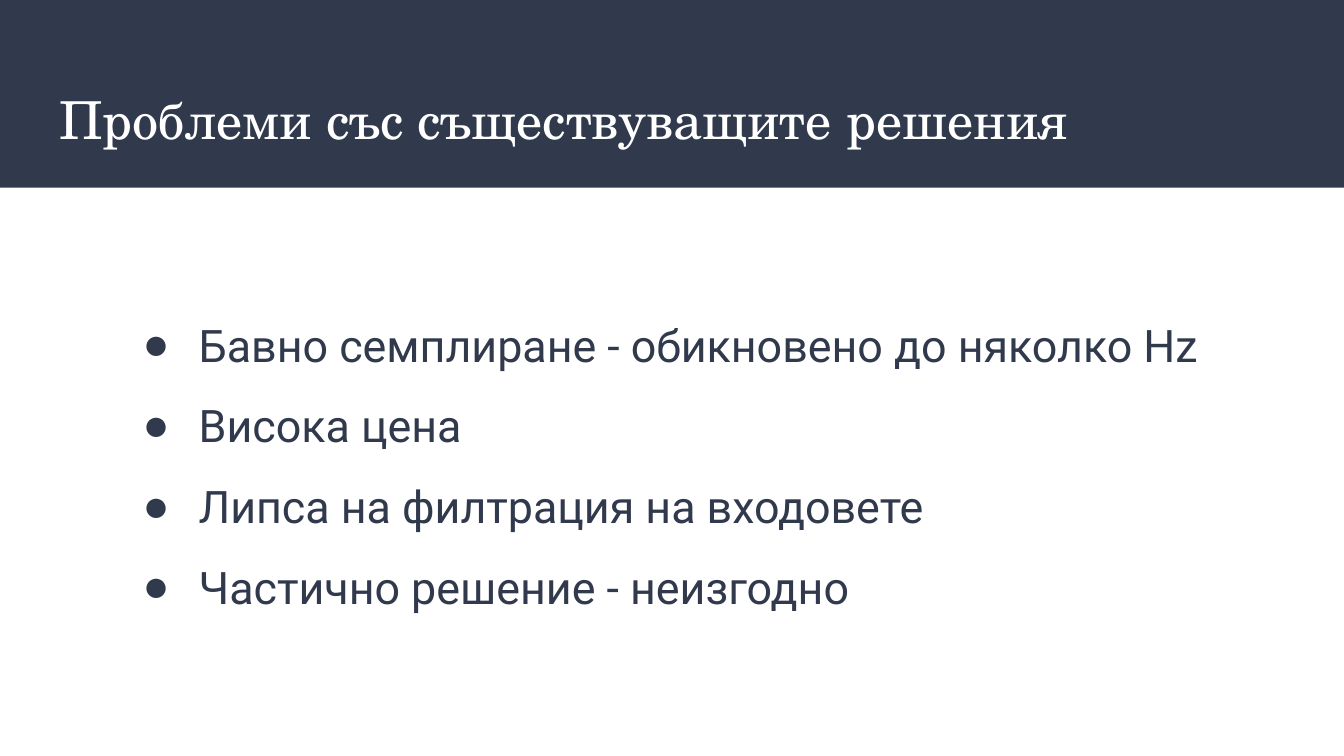
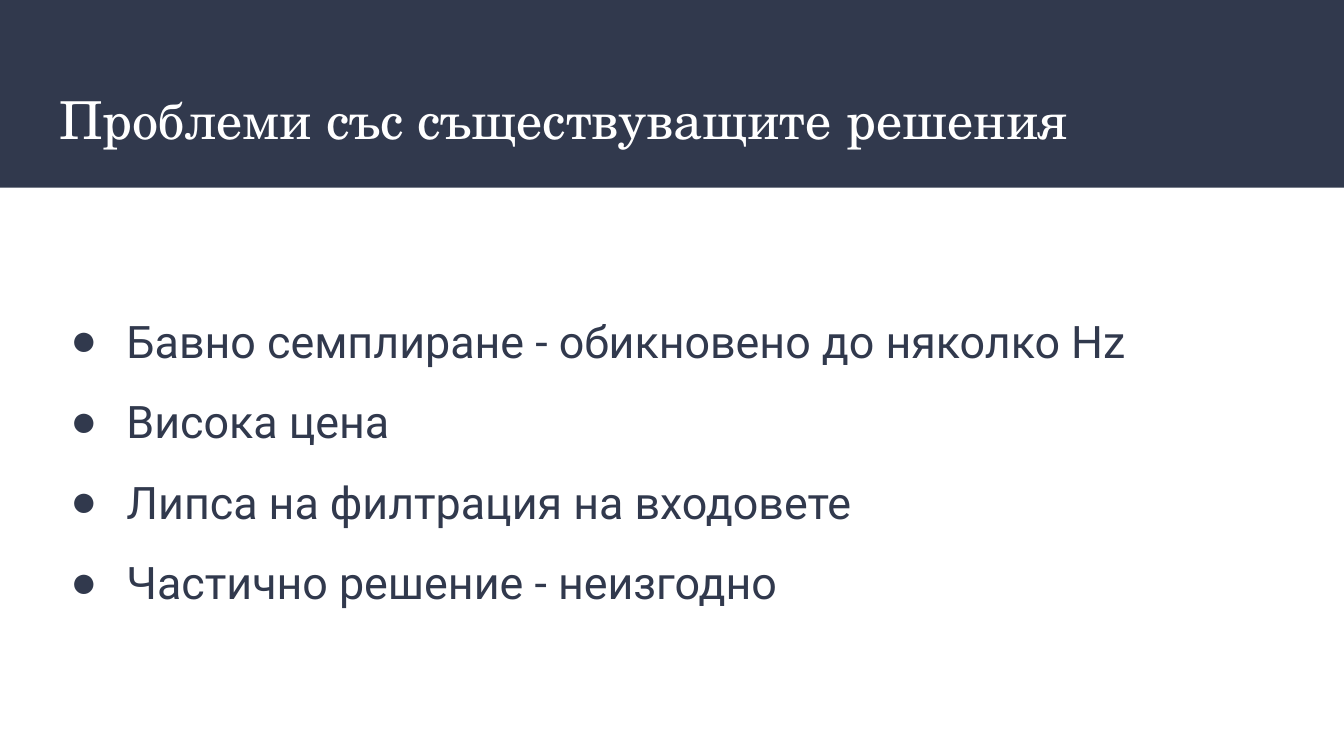
Before and after one commit to IliyanAntov/HighSpeedThermocoupleLogger, a slide deck: slide 7 of Documentation/Presentation/High speed thermocouple logger - short.pptx (slide 10 before the commit). Drawn at 1344x756 pixels with LibreOffice and Linux fonts; fonts in the diff are those of the drawing. Boxes give left, top, right and bottom in pixels: in the first picture for what was removed or moved away, otherwise in the second. Text is boxed around its words. In the diff, an @@ line names an element or a change of style, - is before the commit and + after.

```diff
--- a/Documentation/Presentation/High speed thermocouple logger - short.pptx
+++ b/Documentation/Presentation/High speed thermocouple logger - short.pptx
@@ text "Бавно семплиране - обикновено до ...": place and size @@
-text "Бавно семплиране - обикновено до ..." at [199, 328, 1197, 613]
+text "Бавно семплиране - обикновено до ..." at [126, 324, 1125, 608]
```
Also in this commit, not shown: 1 slide added, 2 slides removed.
